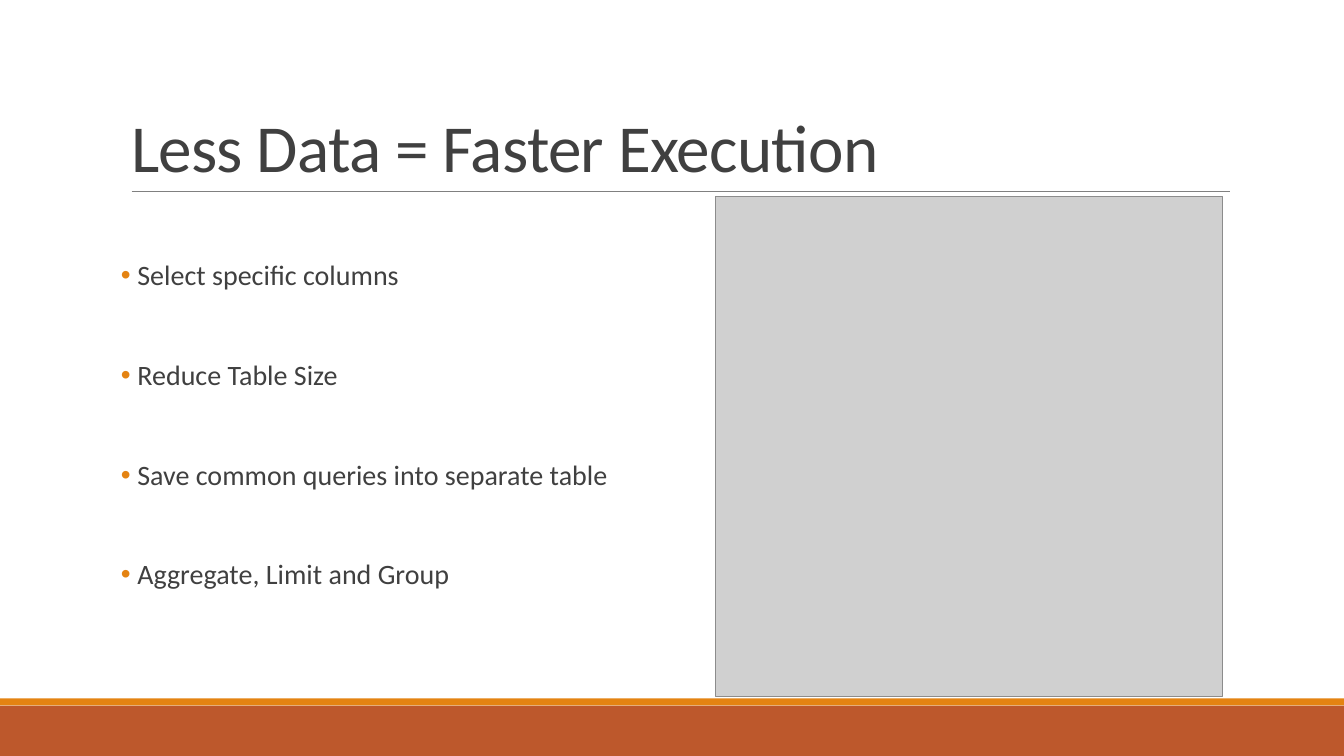
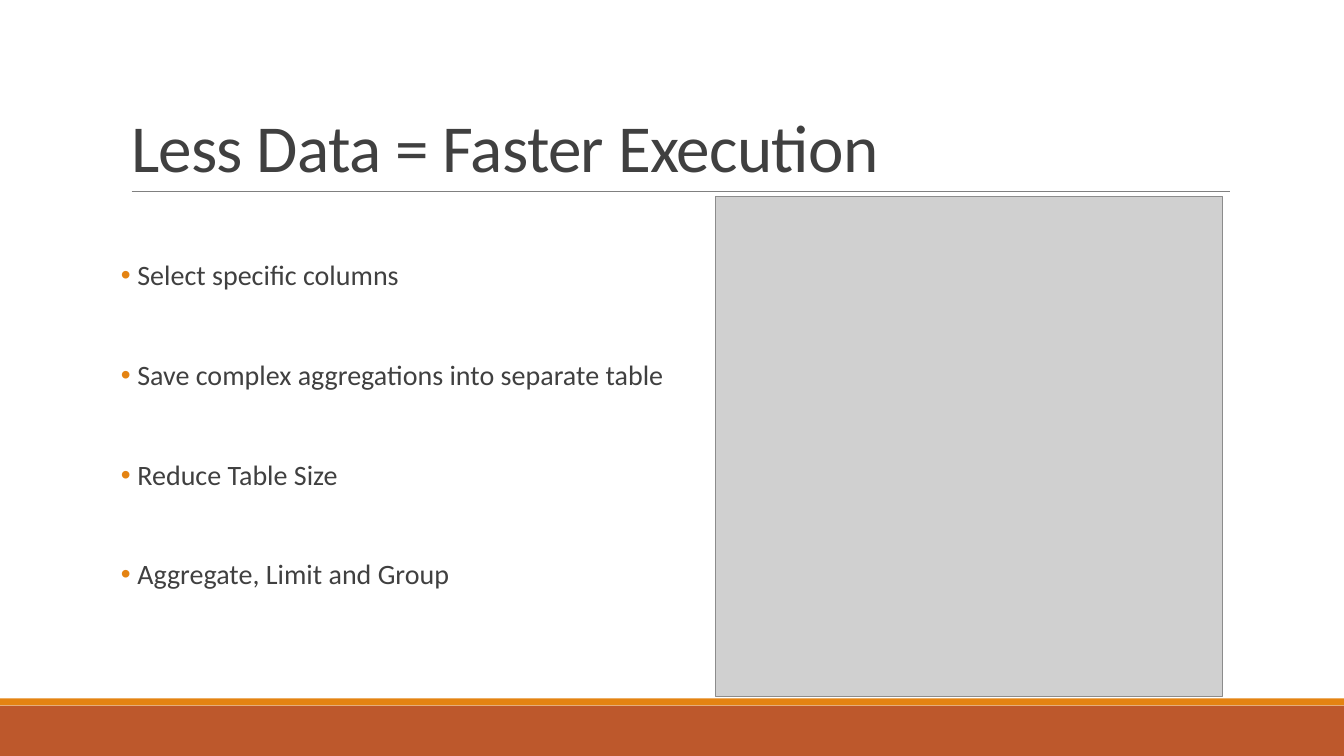
Before and after one commit to DanielPeshkov/skillstorm-training, a slide deck: slide 2 of QA/QA 2/presentation.pptx. Drawn at 1344x756 pixels with LibreOffice and Linux fonts; fonts in the diff are those of the drawing; grey boxes stand for pictures. Boxes give left, top, right and bottom in pixels: in the first picture for what was removed or moved away, otherwise in the second. Text is boxed around its words. In the diff, an @@ line names an element or a change of style, - is before the commit and + after.

```diff
--- a/QA/QA 2/presentation.pptx
+++ b/QA/QA 2/presentation.pptx
@@ text at box(137, 365, 664, 390): paragraph added @@
+• Save complex aggregations into separate table
@@ text at box(137, 465, 608, 490): paragraph removed @@
-• Save common queries into separate table
```
Also in this commit, not shown: 2 other slides changed, 2 slides removed, 1 other file.
